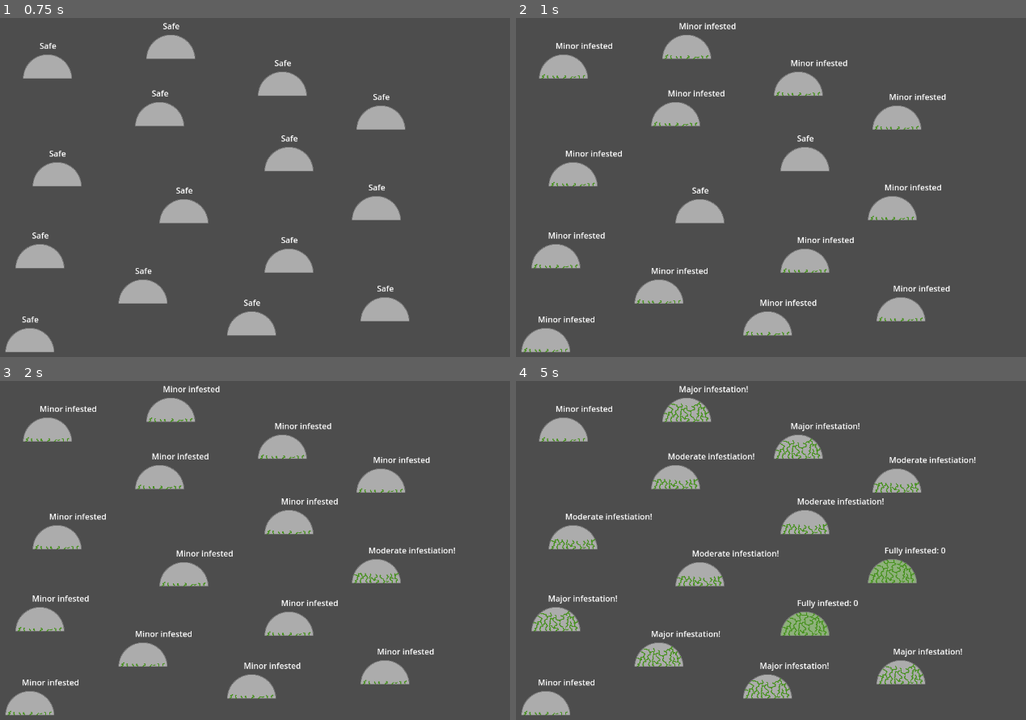
Above: before the commit, frames 1-4 (two rows, left to right).
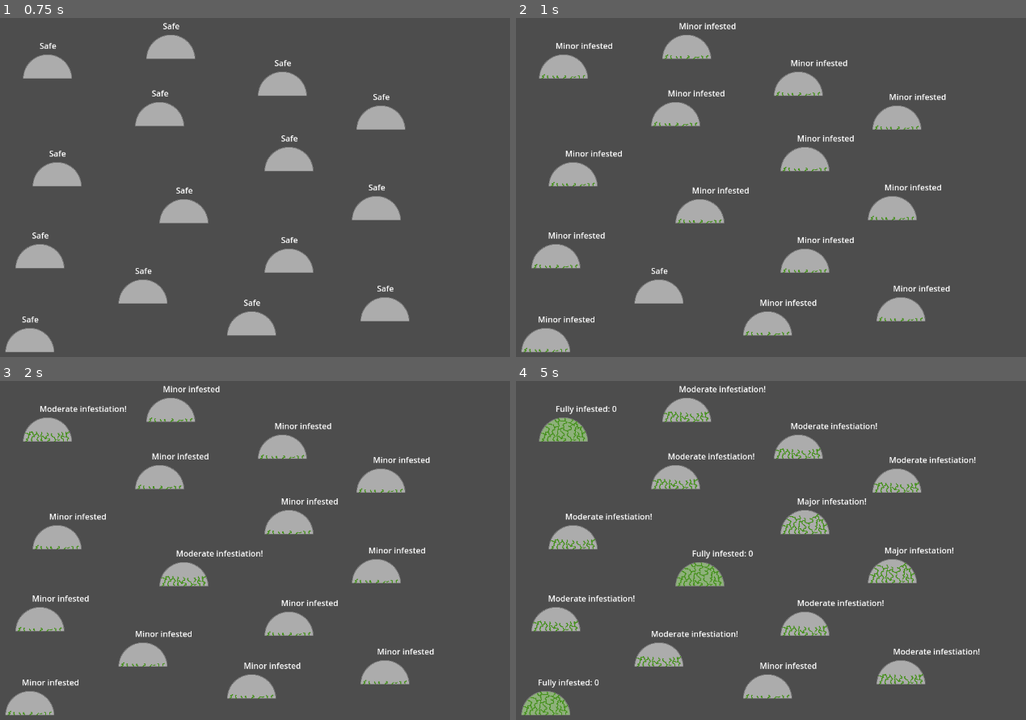
Above: after the commit, the same moments.

Repository: Aveli-games/contra-tentacula
Game: Godot game, scene res://main.tscn
The game is run twice, just before and just after one commit, with the same random seed, the same clock (stepped at 60 frames per second) and the same inputs. Before the commit the project has no main scene; this scene is started directly in both runs.
Inputs:
- Up to frame 1 (0.75 s): tap Enter at 0.5 s
- Up to frame 2 (1 s): no input
- Up to frame 3 (2 s): tap Space at 1.25 s
- Up to frame 4 (5 s): tap Enter at 2.75, 4.25 s; tap Space at 3.5 s

Frame 1 is identical in both runs. In frame 2, 0.4% of the frame differs, in the area x 23-67%, y 34-85%; in frame 3, 0.7%; in frame 4, 4.7%, in the area x 1-91%, y 1-99%.

Commit message:
only emit fully_infested once per dome

Diff:
--- a/dome.gd
+++ b/dome.gd
@@ -11,14 +11,6 @@
 
 enum InfestationType {NONE, AIR, WATER, GROUND}
 enum ResourceType {NONE, FOOD, FUEL, PARTS, RESEARCH}
-
-# Called when the node enters the scene tree for the first time.
-func _ready():
-	pass
-
-# Called every frame. 'delta' is the elapsed time since the previous frame.
-func _process(delta):
-	pass
 
 func _on_infestation_check_timer_timeout():
 	if infestation_percentage <= 0:
@@ -36,11 +28,13 @@
 	elif infestation_percentage >= 1:
 		$Building/BuildingSprite.texture = load("res://art/Dome_infested.png")
 		$DomeStatus.text = "Fully infested: %s" % $DomeLostCountdownTimer.time_left
-		fully_infested.emit()
+		if $DomeLostCountdownTimer.is_stopped():
+			fully_infested.emit()
 
 func add_infestation(infestation_value: float):
 	infestation_percentage += infestation_value
 
+# only called when becomes fully infested
 func _on_fully_infested():
 	$DomeLostCountdownTimer.start()
 
--- a/main.gd
+++ b/main.gd
@@ -1,12 +1,10 @@
 extends Node
 
-
-# Called when the node enters the scene tree for the first time.
-func _ready():
-	pass # Replace with function body.
+const BASE_INFESTATION_RATE = 0.05
+const BASE_INFESTATION_CHANCE_PER_TICK = 0.05
 
 # Called every frame. 'delta' is the elapsed time since the previous frame.
 func _process(delta):
 	for child in $Domes.get_children():
-		if randf() > .95:
-			child.add_infestation(.05)
+		if randf() < BASE_INFESTATION_CHANCE_PER_TICK:
+			child.add_infestation(BASE_INFESTATION_RATE)
--- a/project.godot
+++ b/project.godot
@@ -11,6 +11,7 @@
 [application]
 
 config/name="Infestation"
+run/main_scene="res://main.tscn"
 config/features=PackedStringArray("4.2", "Forward Plus")
 config/icon="res://icon.svg"
 
